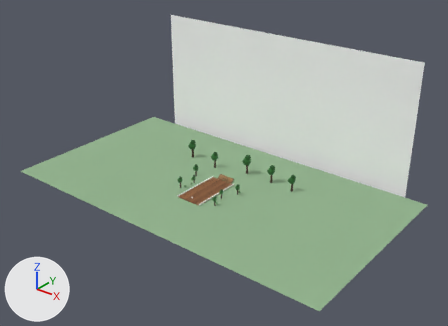
An edit to the glTF model outputs/bubbles.glb, drawn before and after from the same camera.
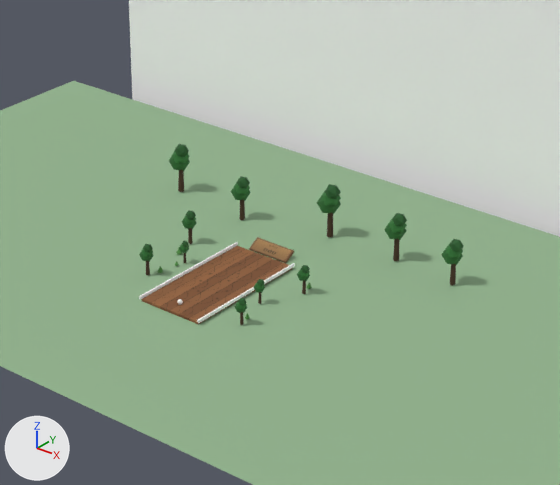
Each version is shown whole from a 50 mm lens placed at (159.1, -186.2, 132.1), pointed at (5.7, 5.4, 13.3), then close up on the part from 28% to 74% of the width and 27% to 81% of the height. Arrows for +X, +Y and +Z are at lower left; the lights stay in place. The older version's two pictures come first. Where no turn or scale is listed for an object, it has been applied to the vertices.
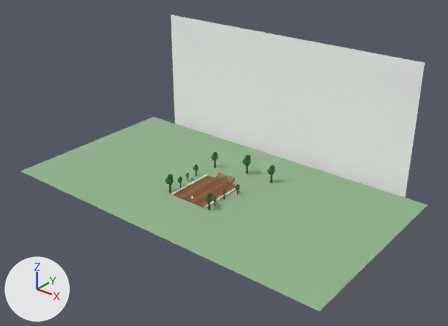
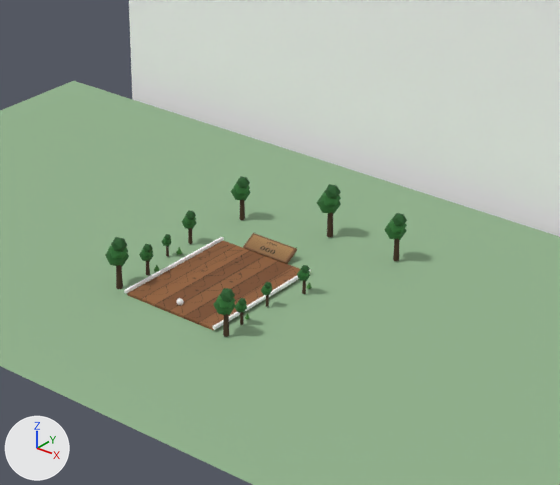
ob_bubble_shooter is not drawn itself; it is the parent of ob_table, ob_rail_left, ob_rail_right, ob_score_anchor_player, ob_score_anchor_computer, ob_ball_spawn.
ob_wooden_scoreboard is not drawn itself; it is the parent of ob_sign_frame, ob_vine_1, ob_vine_2, ob_sign_panel.

Where the change shows, as pixel boxes (x1, y1, x2, y2) in the close-ups (560 x 485 px):
```json
{"object": "Table", "change": "rescaled", "before": [142, 246, 292, 324], "after": [127, 241, 300, 331], "on screen": "15% wider, 15% taller"}
{"object": "Rail Left", "change": "rescaled", "before": [139, 242, 238, 299], "after": [124, 237, 224, 293]}
{"object": "Rail Right", "change": "rescaled", "before": [197, 263, 295, 323], "after": [213, 269, 311, 330]}
{"object": "Sign Panel", "change": "moved, turned, rescaled", "before": [252, 239, 291, 260], "after": [246, 235, 293, 261]}
{"object": "Mesh_31", "change": "moved", "before": [169, 156, 190, 171], "after": [105, 250, 129, 267]}
{"object": "Sign Frame", "change": "moved, turned, rescaled", "before": [249, 237, 294, 263], "after": [243, 233, 297, 264]}
{"object": "Mesh_33", "change": "moved", "before": [175, 144, 189, 157], "after": [111, 237, 127, 252]}
{"object": "Mesh_47", "change": "moved", "before": [441, 246, 463, 265], "after": [213, 300, 236, 315]}
{"object": "Mesh_49", "change": "moved", "before": [449, 239, 464, 252], "after": [220, 288, 235, 302]}
{"object": "Mesh_30", "change": "moved", "before": [178, 170, 184, 192], "after": [116, 265, 123, 289]}
{"object": "Mesh_32", "change": "moved", "before": [172, 151, 190, 163], "after": [108, 245, 128, 258]}
{"object": "Mesh_46", "change": "moved", "before": [450, 264, 456, 285], "after": [223, 314, 229, 337]}
{"object": "Mesh_48", "change": "moved", "before": [445, 242, 463, 258], "after": [216, 295, 235, 308]}
{"object": "Mesh_23", "change": "moved", "before": [179, 246, 189, 253], "after": [161, 240, 171, 247]}
{"object": "Mesh_25", "change": "moved", "before": [182, 241, 188, 247], "after": [164, 234, 171, 240]}
{"object": "Mesh_24", "change": "moved", "before": [180, 244, 189, 250], "after": [163, 238, 171, 243]}
```

Edits to the scene script, one JSON object a line:
```json
{"op": "set", "path": "ob_bubble_shooter.scale", "old": "(1.0, 1.0, 1.0)", "new": "(1.52, 1.0, 1.0)"}
{"op": "set", "path": "ob_mesh_23.location", "old": "(-9.3, 2.2, 2.3)", "new": "(-13.2, 2.2, 2.3)"}
{"op": "set", "path": "ob_mesh_24.location", "old": "(-9.0, 2.0, 2.9)", "new": "(-12.9, 2.0, 2.9)"}
{"op": "set", "path": "ob_mesh_25.location", "old": "(-8.7, 1.8, 3.5)", "new": "(-12.6, 1.8, 3.5)"}
{"op": "set", "path": "ob_mesh_30.location", "old": "(-28.0, 22.8, 2.7)", "new": "(-11.9, -10.8, 2.4)"}
{"op": "set", "path": "ob_mesh_31.location", "old": "(-28.6, 23.1, 5.4)", "new": "(-12.5, -10.5, 5.1)"}
{"op": "set", "path": "ob_mesh_32.location", "old": "(-28.0, 22.8, 6.8)", "new": "(-11.9, -10.8, 6.4)"}
{"op": "set", "path": "ob_mesh_33.location", "old": "(-27.4, 22.4, 8.1)", "new": "(-11.2, -11.2, 7.8)"}
{"op": "set", "path": "ob_mesh_46.location", "old": "(30.0, 23.6, 2.4)", "new": "(11.8, -12.2, 2.4)"}
{"op": "set", "path": "ob_mesh_47.location", "old": "(29.4, 23.9, 4.8)", "new": "(11.3, -11.8, 4.8)"}
{"op": "set", "path": "ob_mesh_48.location", "old": "(30.0, 23.6, 6.0)", "new": "(11.8, -12.2, 6.0)"}
{"op": "set", "path": "ob_mesh_49.location", "old": "(30.6, 23.2, 7.2)", "new": "(12.4, -12.5, 7.2)"}
{"op": "set", "path": "ob_wooden_scoreboard.location", "old": "(0.0, -0.582, 8.265)", "new": "(0.0, -4.276, 9.932)"}
{"op": "set", "path": "ob_wooden_scoreboard.rotation_euler", "old": "(-1.066, 0.0, 0.0)", "new": "(-1.051, 0.0, 0.0)", "note": "degrees (-61, 0, 0) -> degrees (-60, 0, 0)"}
{"op": "set", "path": "ob_wooden_scoreboard.scale", "old": "(1.0, 1.0, 1.0)", "new": "(1.19, 1.2, 1.23)"}
```
